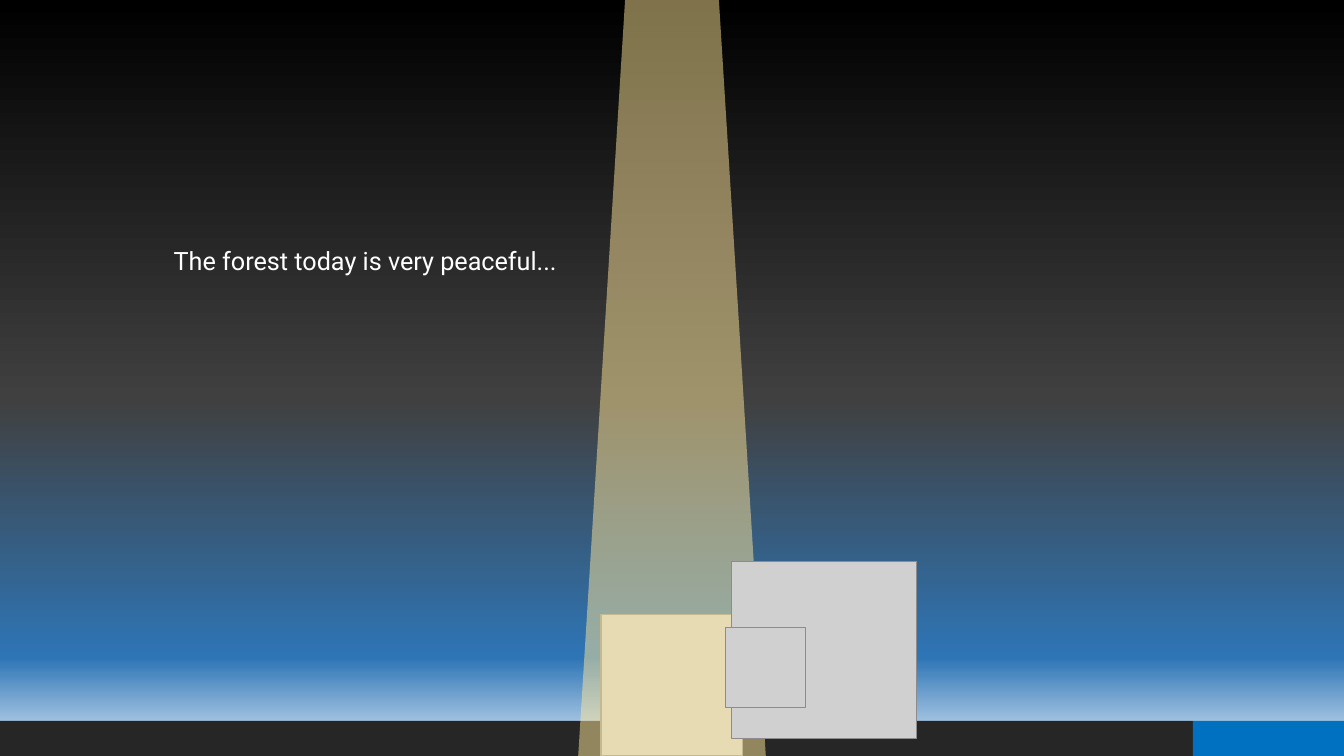
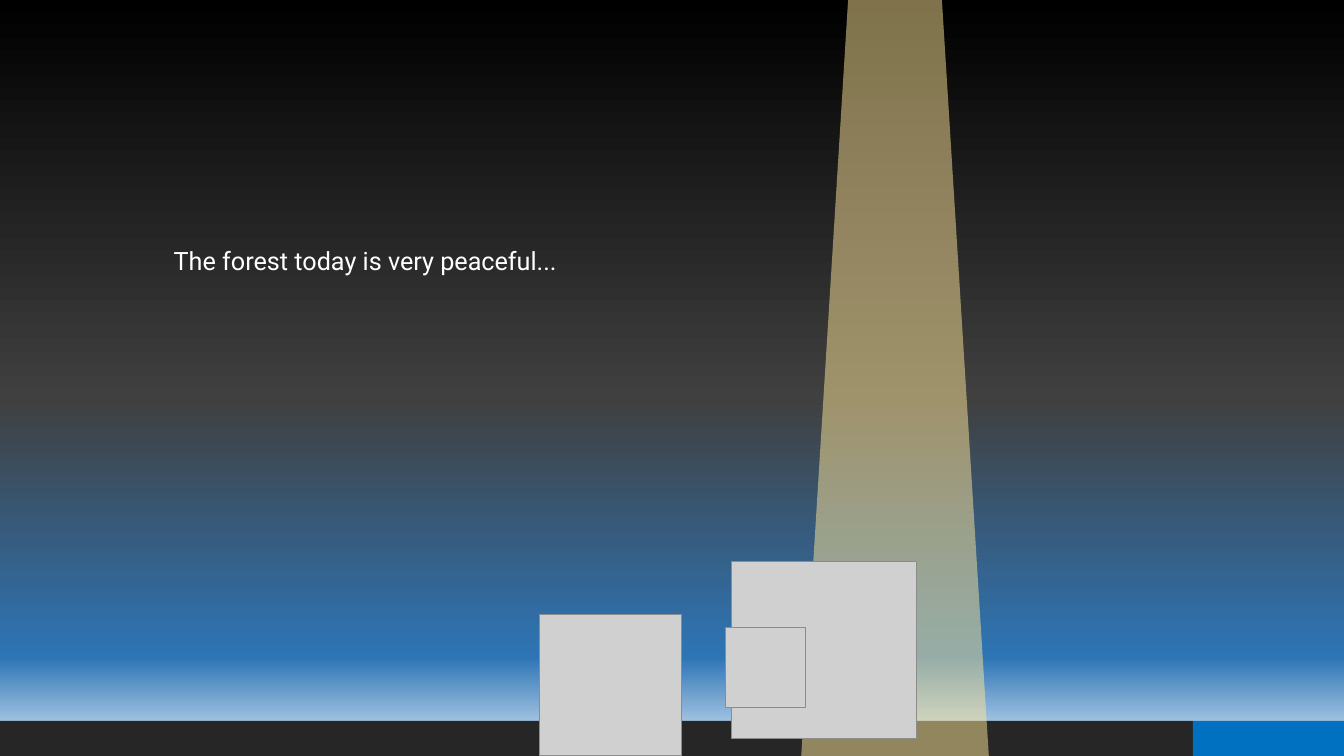
Before and after one commit to gmfnasg12/FaustGamJam2020, a slide deck: slide 5 of Truth2D/Assets/Documents/遊戲概念.pptx. Drawn at 1344x756 pixels with LibreOffice and Linux fonts; fonts in the diff are those of the drawing; grey boxes stand for pictures. Boxes give left, top, right and bottom in pixels: in the first picture for what was removed or moved away, otherwise in the second. Text is boxed around its words. In the diff, an @@ line names an element or a change of style, - is before the commit and + after.

```diff
--- a/Truth2D/Assets/Documents/遊戲概念.pptx
+++ b/Truth2D/Assets/Documents/遊戲概念.pptx
@@ trapezoid: place and size @@
-trapezoid at bbox=[579, 0, 766, 756]
+trapezoid at bbox=[802, 0, 989, 756]
@@ picture: place and size @@
-picture at bbox=[601, 614, 743, 756]
+picture at bbox=[539, 614, 682, 756]
```
Also in this commit, not shown: 14 other files.
